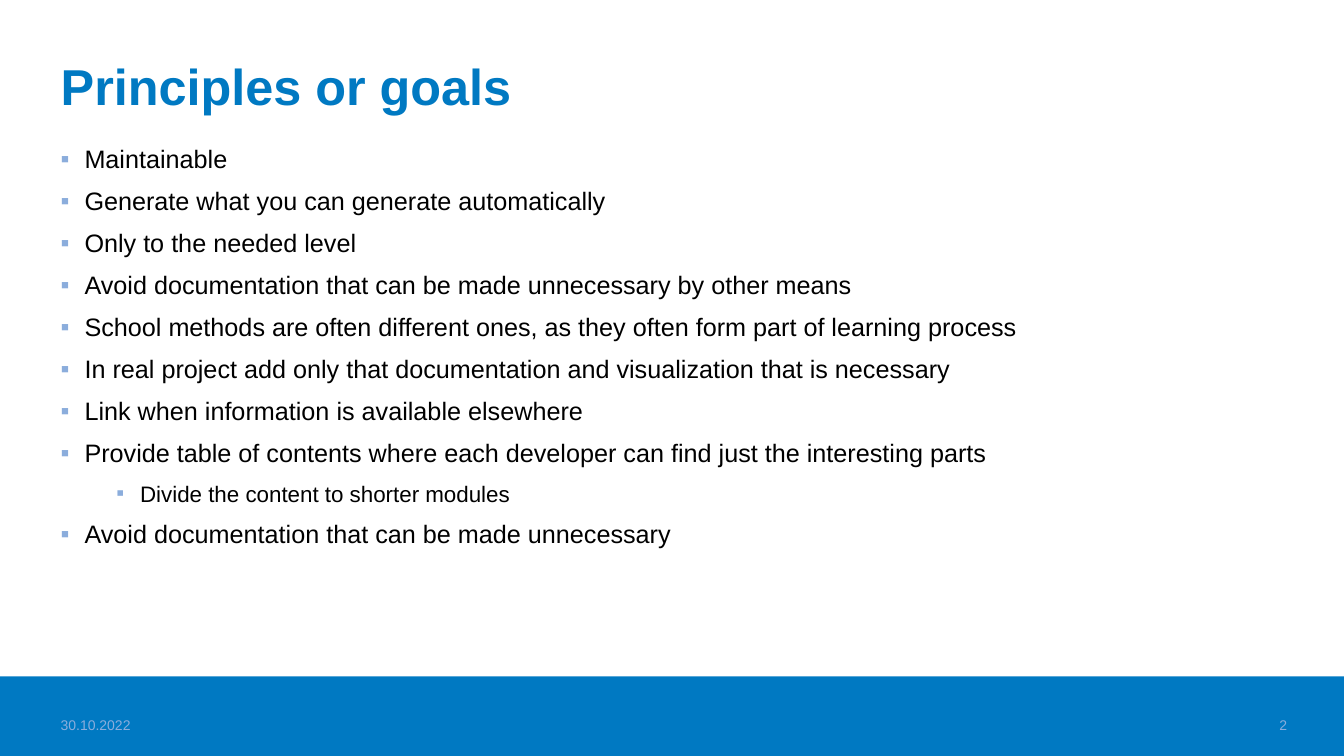
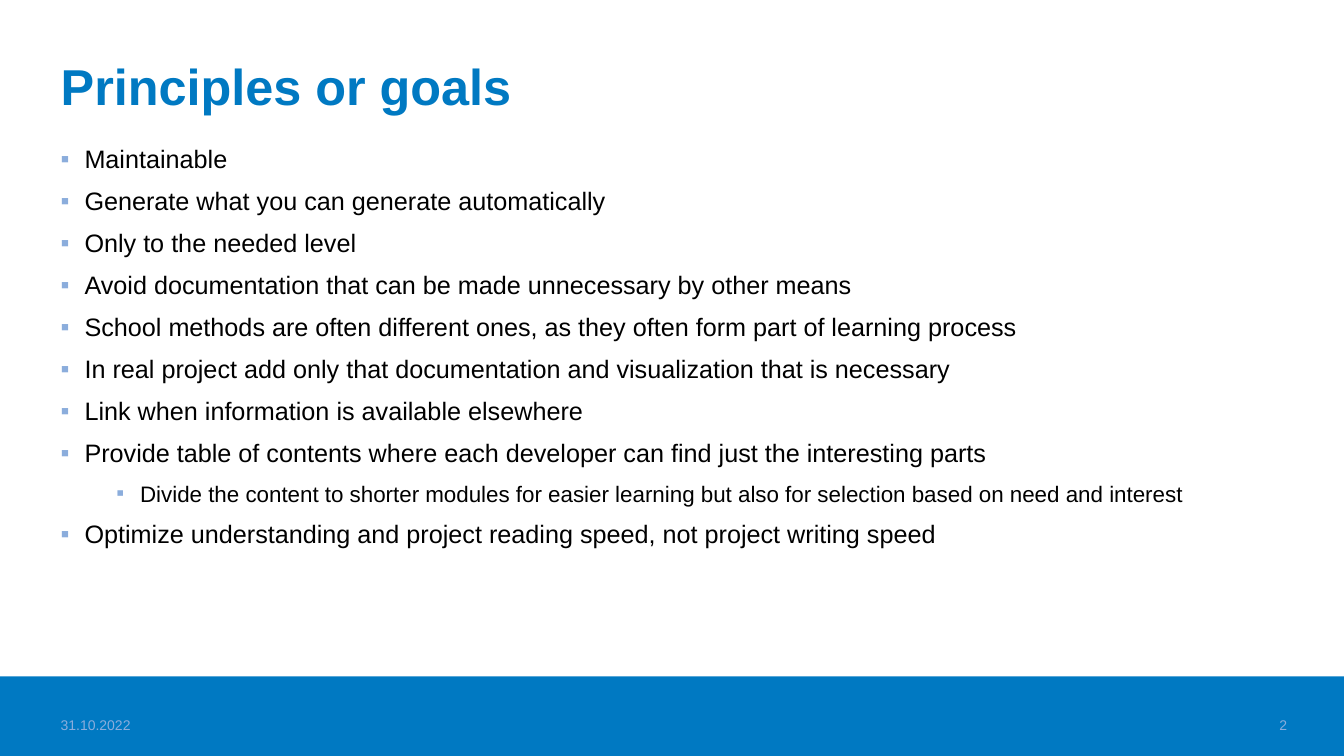
Before and after one commit to haagahelia/ohke-teknologiat, a slide deck: slide 2 of 06_ohjelmistoarkkitehtuurit_ja_patternit/documentation_principles_for_sw_projects.pptx. Drawn at 1344x756 pixels with LibreOffice and Linux fonts; fonts in the diff are those of the drawing; background and template pictures are left out. Boxes give left, top, right and bottom in pixels: in the first picture for what was removed or moved away, otherwise in the second. Text is boxed around its words. In the diff, an @@ line names an element or a change of style, - is before the commit and + after.

Commit message:
Project documentation philosophy added

```diff
--- a/06_ohjelmistoarkkitehtuurit_ja_patternit/documentation_principles_for_sw_projects.pptx
+++ b/06_ohjelmistoarkkitehtuurit_ja_patternit/documentation_principles_for_sw_projects.pptx
@@ text at <box>85,485,1182,549</box>: text changed; size 18 to 16 pt @@
-  ▪ Divide the content to shorter modules
-▪ Avoid documentation that can be made unnecessary
+  ▪ Divide the content to shorter modules for easier learning but also for selection based on need and interest
+▪ Optimize understanding and project reading speed, not project writing speed
@@ text at <box>61,720,131,730</box>: text changed @@
-30.10.2022
+31.10.2022
```
Also in this commit, not shown: 2 other slides changed, 3 slides added, 1 other file.
